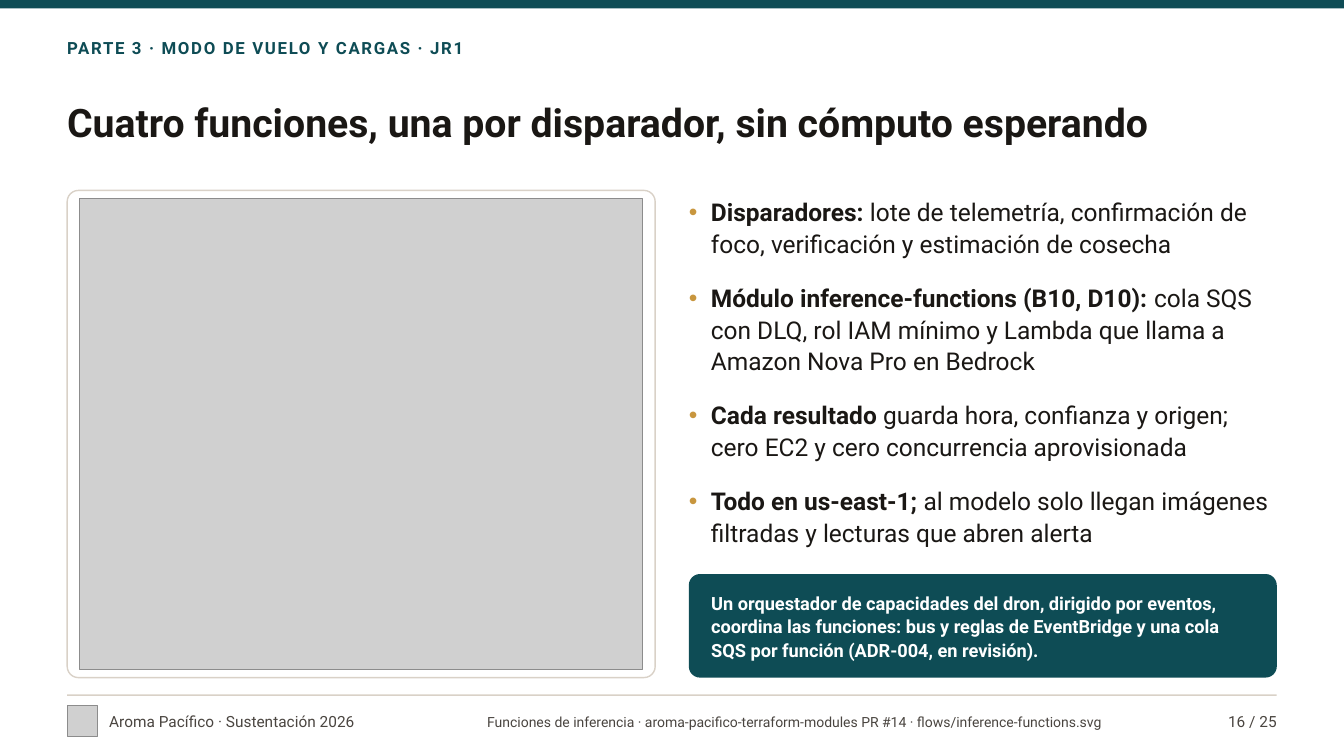
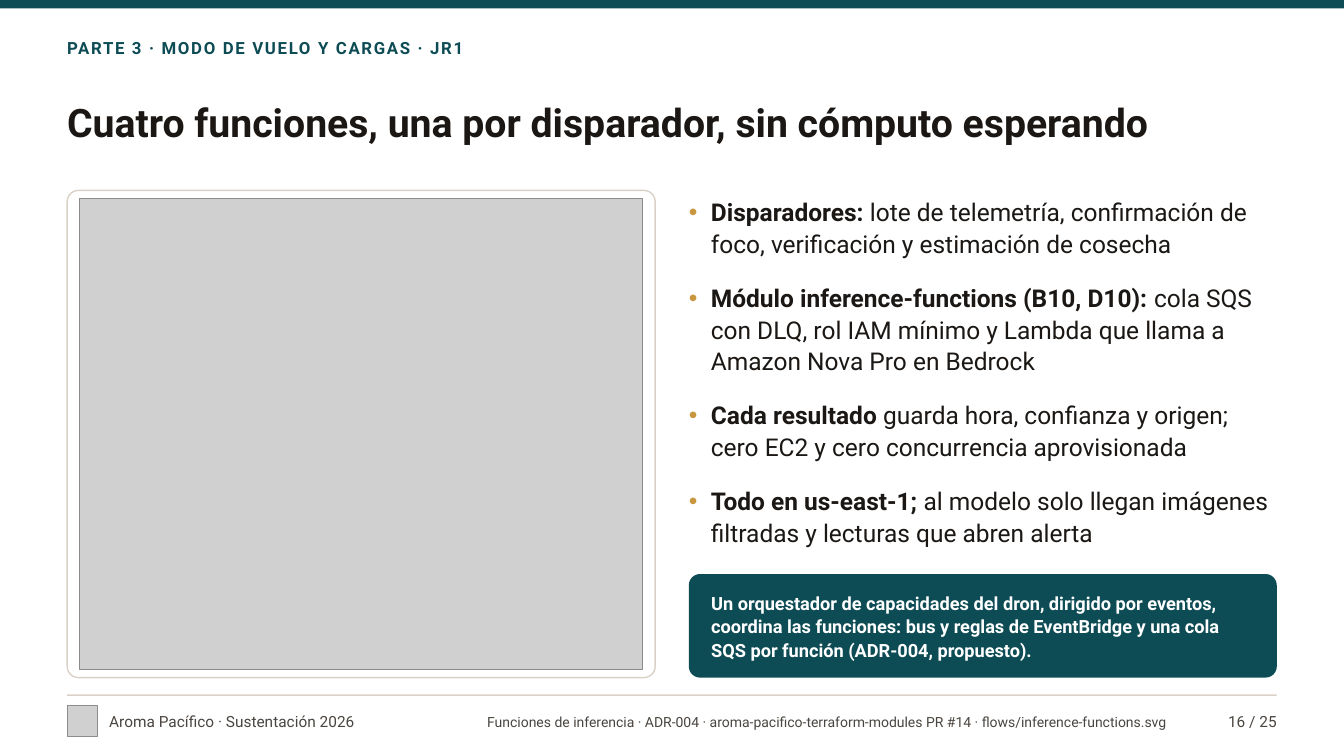
Before and after one commit to aroma-pacifico/aroma-pacifico-presentation, a slide deck: slide 16 of deck/aroma-pacifico-sustentacion.pptx. Drawn at 1344x756 pixels with LibreOffice and Linux fonts; fonts in the diff are those of the drawing; grey boxes stand for pictures. Boxes give left, top, right and bottom in pixels: in the first picture for what was removed or moved away, otherwise in the second. Text is boxed around its words. In the diff, an @@ line names an element or a change of style, - is before the commit and + after.

Commit message:
docs(design): refresh deck status against current main of every repo
B05 is merged (module v0.4.0 and stack wiring) and the network stack
plans 163 resources in qa against Floci. B12 stays in progress on the
board even with its pipeline and runbook merged, and B07 and B09 are in
progress. ADR-004 is merged as proposed. The reference modules are now
eight. Costs and the 100-hour plan figures were rechecked and match.

Refs aroma-pacifico/aroma-pacifico-roadmap#38

```diff
--- a/deck/aroma-pacifico-sustentacion.pptx
+++ b/deck/aroma-pacifico-sustentacion.pptx
@@ text at box(711, 596, 1219, 661): text changed @@
-Un orquestador de capacidades del dron, dirigido por eventos, coordina las funciones: bus y reglas de EventBridge y una cola SQS por función (ADR-004, en revisión).
+Un orquestador de capacidades del dron, dirigido por eventos, coordina las funciones: bus y reglas de EventBridge y una cola SQS por función (ADR-004, propuesto).
@@ text at box(487, 716, 1166, 730): text changed @@
-Funciones de inferencia · aroma-pacifico-terraform-modules PR #14 · flows/inference-functions.svg
+Funciones de inferencia · ADR-004 · aroma-pacifico-terraform-modules PR #14 · flows/inference-functions.svg
```
Also in this commit, not shown: 3 other slides changed, 6 other files.
